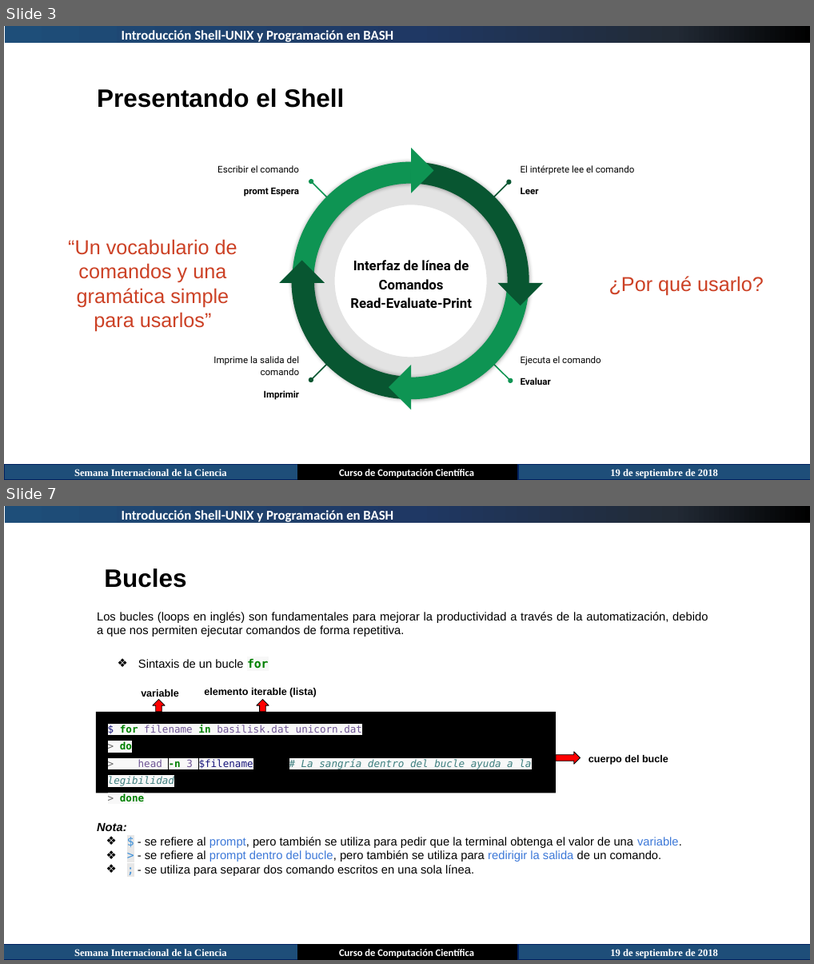
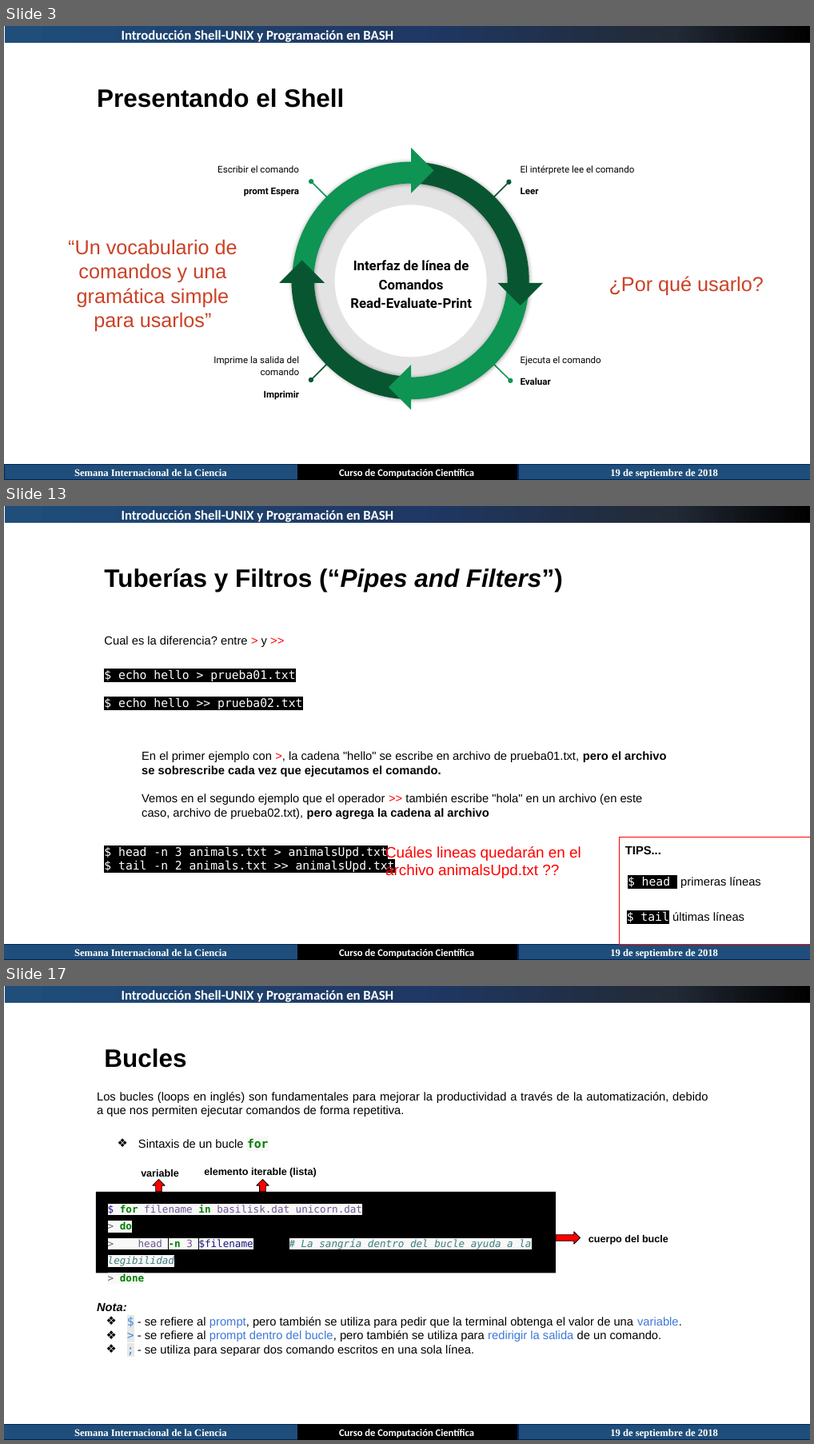
Before and after one commit to juan-pineda/Curso_computacion_cientifica, a slide deck: 03-Shell-Unix/Introducción Shell-UNIX.pptx. Shown one above the other, each under a label of ours: slides 3 and 7 before the commit, slides 3, 13 and 17 after it; the slides between them are not shown. The pictures are 814x964 and 814x1444 pixels, drawn with LibreOffice and Linux fonts; fonts in the diff are those of the drawing. Boxes give left, top, right and bottom in pixels: in the first picture for what was removed or moved away, otherwise in the second. Text is boxed around its words. In the diff, an @@ line names an element or a change of style, - is before the commit and + after.

Commit message:
actualizacion curso shell

```diff
--- a/03-Shell-Unix/Introducción Shell-UNIX.pptx
+++ b/03-Shell-Unix/Introducción Shell-UNIX.pptx
@@ slide 13 added at [4, 506, 810, 960], background #FFFFFF @@
@@ rectangle added at [5, 506, 810, 523], fill gradient #1E4E79 to #1F3864 to #222A35 to #000000 @@
@@ text added at [122, 510, 394, 524], 16 pt, text #FFFFFF, bold @@
+Introducción Shell-UNIX y Programación en BASH
@@ text added at [104, 568, 563, 592], 30 pt, text #000000, bold @@
+Tuberías y Filtros (“Pipes and Filters”)
@@ text added at [104, 636, 267, 647], 14 pt, text #000000 @@
+Cual es la diferencia? entre > y >>
@@ text added at [118, 669, 302, 709], 14 pt, text #FFFFFF @@
+$ echo hello > prueba01.txt
+$ echo hello >> prueba02.txt
@@ text added at [142, 751, 666, 819], 14 pt, text #000000 @@
+En el primer ejemplo con >, la cadena "hello" se escribe en archivo de prueba01.txt, pero el archivo se sobrescribe cada vez que ejecutamos el comando.
+Vemos en el segundo ejemplo que el operador >> también escribe "hola" en un archivo (en este caso, archivo de prueba02.txt), pero agrega la cadena al archivo
@@ rectangle added at [620, 836, 810, 944], fill #FFFFFF, outline #FF0000 0.75 pt @@
@@ text added at [118, 846, 395, 872], 14 pt, text #FFFFFF @@
+$ head -n 3 animals.txt > animalsUpd.txt
+$ tail -n 2 animals.txt >> animalsUpd.txt
@@ text added at [386, 845, 582, 878], 18 pt, text #FF0000 @@
+Cuáles lineas quedarán en el archivo animalsUpd.txt ??
@@ text added at [626, 845, 662, 854], 14 pt, text #000000, bold @@
+TIPS...
@@ rectangle added at [622, 868, 810, 894], outline #FFFFFF 0.75 pt, 14 pt, text #000000 @@
+$ head primeras líneas
@@ rectangle added at [621, 903, 809, 929], outline #FFFFFF 0.75 pt, 14 pt, text #000000 @@
+$ tail últimas líneas
@@ rectangle added at [4, 944, 298, 960], fill #1E4E79, outline #002060 1 pt, 12 pt, text #FFFFFF, bold @@
+Semana Internacional de la Ciencia
@@ rectangle added at [298, 944, 519, 960], fill #000000, outline #000000 1 pt, 12 pt, text #FFFFFF, bold @@
+Curso de Computación Científica
@@ rectangle added at [519, 944, 810, 960], fill #1E4E79, outline #002060 1 pt, 12 pt, text #FFFFFF, bold @@
+19 de septiembre de 2018
@@ what was slide 7 is now slide 17 @@
```
Also in this commit, not shown: 4 slides changed, 9 other slides added.
